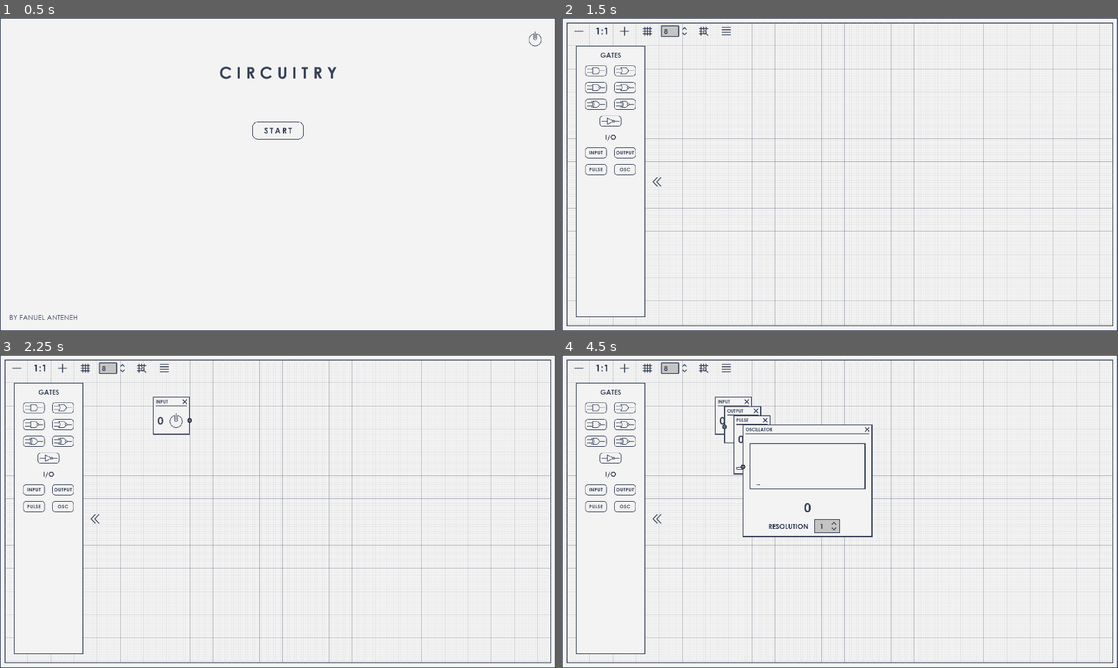
Above: before the commit, frames 1-4 (two rows, left to right).
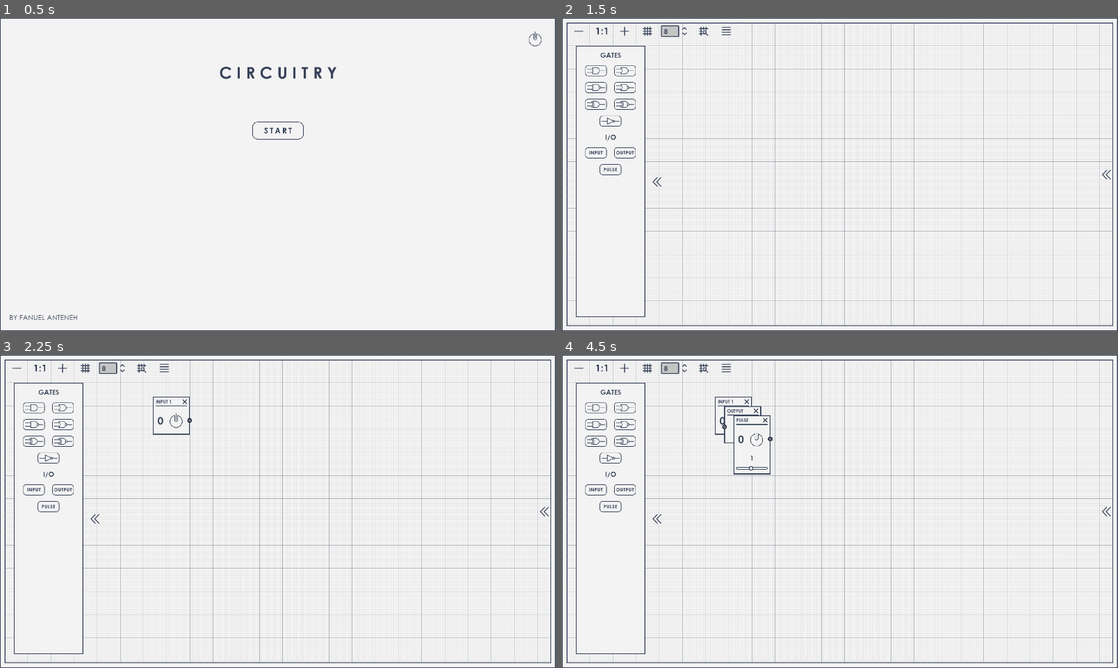
Above: after the commit, the same moments.

Repository: FanuelAnte/Circuitry
Game: Godot game, scene res://Scenes/MainMenu.tscn
Two runs of this game, one before a commit and one after it. Both use one fixed random seed, a clock stepped at 60 frames per second and the inputs below.
Inputs (mouse positions are in pixels of both pictures, inside the frame that each line leads up to; where the layout moved, square brackets give the same spot in the first picture):
- Up to frame 1 (0.5 s): no input
- Up to frame 2 (1.5 s): click (840, 130) at 0.5 s; click (573, 180) at 1.27 s
- Up to frame 3 (2.25 s): click (33, 489) at 2 s
- Up to frame 4 (4.5 s): click (623, 489) at 2.75 s; click (612, 505) [595, 505] at 3.5 s; click (623, 505) at 4.27 s

Frame 1 is identical in both runs. In frame 2, 0.1% of the frame differs, in the area x 4-99%, y 46-52%; in frame 3, 0.1%; in frame 4, 1.4%, in the area x 4-99%, y 14-59%.

Commit message:
I love optimization

Diff:
--- a/Scenes/MainGame.gd
+++ b/Scenes/MainGame.gd
@@ -1,9 +1,14 @@
 extends Control
 
 onready var graph = $GraphEdit
-onready var tween = $Left/Tween
+
+onready var left_tween = $Left/TweenLeft
 onready var left_drawer = $Left
-onready var drawer_btn = $Left/Drawer
+onready var left_drawer_btn = $Left/LeftDrawer
+
+onready var right_tween = $Right/TweenRight
+onready var right_drawer = $Right
+onready var right_drawer_btn = $Right/RightDrawer
 
 var gate_scene = load("res://Scenes/Gate.tscn")
 var io_scene = load("res://Scenes/IO.tscn")
@@ -16,7 +21,12 @@
 var offset_vector = Vector2(32, 32)
 var init_pos = Vector2(512, 128)
 var node_index = 0
+
+var input_index = 1
+
 var left_drawer_out = false
+var right_drawer_out = false
+
 
 func _ready():
 	pass
@@ -38,6 +48,9 @@
 	var node = scene_path.instance()
 	node.offset += init_pos + (node_index * offset_vector)
 	graph.add_child(node)
+	if io_type == "INPUT":
+		node.title = io_type + " " + str(input_index)
+	input_index += 1
 	node_index += 1
 
 func _on_AND_pressed():
@@ -105,16 +118,31 @@
 func _on_MenuBtn_pressed():
 	get_tree().change_scene("res://Scenes/MainMenu.tscn")
 
-func drawer_tween():
+func left_drawer_tween():
 	if left_drawer_out:
-		tween.interpolate_property(left_drawer, "rect_position", Vector2(48, 96), Vector2(-240, 96), 0.1, Tween.TRANS_SINE, Tween.EASE_IN)
+		left_tween.interpolate_property(left_drawer, "rect_position", Vector2(48, 96), Vector2(-240, 96), 0.1, Tween.TRANS_SINE, Tween.EASE_IN)
 		left_drawer_out = false
-		drawer_btn.flip_h = false
+		left_drawer_btn.flip_h = false
 	else:
-		tween.interpolate_property(left_drawer, "rect_position", Vector2(-240, 96), Vector2(48, 96), 0.1, Tween.TRANS_SINE, Tween.EASE_IN)
+		left_tween.interpolate_property(left_drawer, "rect_position", Vector2(-240, 96), Vector2(48, 96), 0.1, Tween.TRANS_SINE, Tween.EASE_IN)
 		left_drawer_out = true
-		drawer_btn.flip_h = true
-	tween.start()
+		left_drawer_btn.flip_h = true
+	left_tween.start()
 
-func _on_Drawer_pressed():
-	drawer_tween()
+func right_drawer_tween():
+	if right_drawer_out:
+		right_tween.interpolate_property(right_drawer, "rect_position", Vector2(1424, 48), Vector2(1920, 48), 0.1, Tween.TRANS_SINE, Tween.EASE_IN)
+		right_drawer_out = false
+		right_drawer_btn.flip_h = true
+	else:
+		right_tween.interpolate_property(right_drawer, "rect_position", Vector2(1920, 48), Vector2(1424, 48), 0.1, Tween.TRANS_SINE, Tween.EASE_IN)
+		right_drawer_out = true
+		right_drawer_btn.flip_h = false
+	right_tween.start()
+
+
+func _on_LeftDrawer_pressed():
+	left_drawer_tween()
+
+func _on_RightDrawer_pressed():
+	right_drawer_tween()
--- a/Scenes/MainGame.tscn
+++ b/Scenes/MainGame.tscn
@@ -48,10 +48,10 @@
 margin_right = -16.0
 margin_bottom = -16.0
 right_disconnects = true
+scroll_offset = Vector2( -6.10352e-05, -6.10352e-05 )
 snap_distance = 8
-zoom_min = 0.2
+zoom_min = 0.5
 zoom_max = 1.0
-zoom_step = 1.1
 minimap_enabled = false
 minimap_opacity = 0.5
 
@@ -194,20 +194,21 @@
 alignment = 1
 
 [node name="PULSE" type="TextureButton" parent="Left/LeftPanel/Gates/Buttons7"]
-margin_left = 16.0
-margin_right = 91.0
+margin_left = 66.0
+margin_right = 141.0
 margin_bottom = 38.0
 texture_normal = ExtResource( 27 )
 texture_pressed = ExtResource( 26 )
 
 [node name="OSC" type="TextureButton" parent="Left/LeftPanel/Gates/Buttons7"]
+visible = false
 margin_left = 116.0
 margin_right = 191.0
 margin_bottom = 38.0
 texture_normal = ExtResource( 28 )
 texture_pressed = ExtResource( 29 )
 
-[node name="Drawer" type="TextureButton" parent="Left"]
+[node name="LeftDrawer" type="TextureButton" parent="Left"]
 anchor_left = 1.0
 anchor_top = 0.5
 anchor_right = 1.0
@@ -219,7 +220,50 @@
 texture_normal = ExtResource( 24 )
 texture_pressed = ExtResource( 25 )
 
-[node name="Tween" type="Tween" parent="Left"]
+[node name="TweenLeft" type="Tween" parent="Left"]
+
+[node name="Right" type="Control" parent="."]
+anchor_left = 1.0
+anchor_right = 1.0
+margin_top = 48.0
+margin_right = 448.0
+margin_bottom = 1032.0
+
+[node name="RightPanel" type="Panel" parent="Right"]
+anchor_right = 1.0
+anchor_bottom = 1.0
+
+[node name="ScrollContainer" type="ScrollContainer" parent="Right/RightPanel"]
+margin_left = 16.0
+margin_top = 16.0
+margin_right = 432.0
+margin_bottom = 968.0
+
+[node name="Outputs" type="VBoxContainer" parent="Right/RightPanel/ScrollContainer"]
+margin_right = 416.0
+margin_bottom = 31.0
+rect_min_size = Vector2( 416, 0 )
+custom_constants/separation = 20
+
+[node name="OutputsLbl" type="Label" parent="Right/RightPanel/ScrollContainer/Outputs"]
+margin_right = 416.0
+margin_bottom = 31.0
+text = "OUTPUT"
+align = 1
+valign = 1
+
+[node name="RightDrawer" type="TextureButton" parent="Right"]
+anchor_top = 0.5
+anchor_bottom = 0.5
+margin_left = -56.0
+margin_top = -17.5
+margin_right = -24.0
+margin_bottom = 17.5
+texture_normal = ExtResource( 24 )
+texture_pressed = ExtResource( 25 )
+flip_h = true
+
+[node name="TweenRight" type="Tween" parent="Right"]
 
 [node name="Palette" type="Sprite" parent="."]
 visible = false
@@ -253,6 +297,7 @@
 [connection signal="pressed" from="Left/LeftPanel/Gates/Buttons5/OUT" to="." method="_on_OUT_pressed"]
 [connection signal="pressed" from="Left/LeftPanel/Gates/Buttons7/PULSE" to="." method="_on_PULSE_pressed"]
 [connection signal="pressed" from="Left/LeftPanel/Gates/Buttons7/OSC" to="." method="_on_OSC_pressed"]
-[connection signal="pressed" from="Left/Drawer" to="." method="_on_Drawer_pressed"]
+[connection signal="pressed" from="Left/LeftDrawer" to="." method="_on_LeftDrawer_pressed"]
+[connection signal="pressed" from="Right/RightDrawer" to="." method="_on_RightDrawer_pressed"]
 [connection signal="timeout" from="Timer" to="." method="_on_Timer_timeout"]
 [connection signal="pressed" from="MenuBtn" to="." method="_on_MenuBtn_pressed"]
